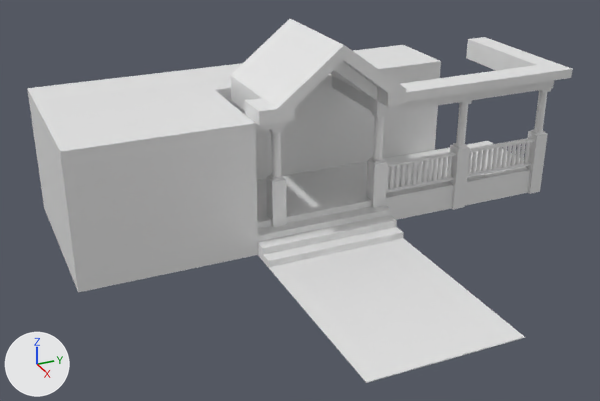
The Blender file Assets/House.blend as it was, and as the next commit left it.
One viewpoint serves both versions: a 50 mm lens placed at (94.4, -52.0, 55.4), pointed at (-0.3, -9.3, 8.0). Every picture has the same lights, and +X, +Y and +Z are marked at lower left. The first picture is the older version.

Names of what the first picture shows: 'Front porch', 'House', 'LFront roof holder', 'Path', 'Porch fence', 'Porch stick', 'Porch stick.002', 'RRoof holder', 'Roof', 'Step 1', 'Step 2', 'Step 3' and 4 more.
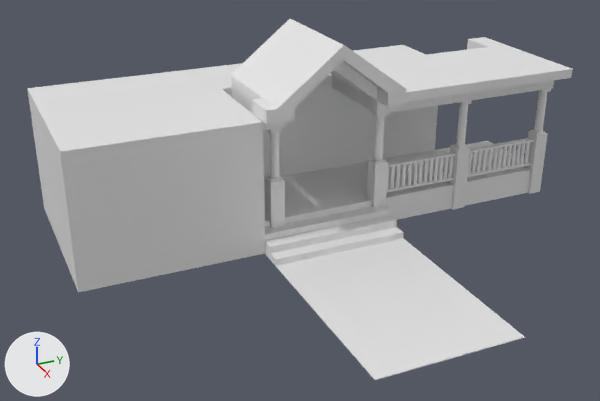
Boxes (x1, y1, x2, y2) around the edits, measured in the pictures (600 x 401 px):
'House', reshaped: before (27, 45, 441, 292); after (27, 45, 438, 292)
'Path', rescaled: before (268, 238, 525, 383); after (276, 238, 525, 380)
'Porch fence', moved, rescaled: before (386, 152, 456, 193); after (387, 152, 456, 192)
'Porch stick', moved: before (266, 128, 287, 228); after (265, 128, 285, 228)
part 2 of me_cube_014, built on: before (400, 45, 537, 87); after (376, 45, 537, 113)

The change in detail:
me_cube_001 is used by ob_path; location (9.0, 0.0, 0.0); rotation (0.0, 1.571, 0.0), in degrees (0, 90, 0); scale (0.05, 1.0, 7.0).
me_cube_001 had 8 vertices, 6 faces and spanned x -1.0..1.0, y -15.1..6.1, z -1.0..3.0.
me_cube_001 now has 8 vertices, 6 faces and spans x -1.0..1.0, y -14.0..6.1, z -1.0..3.0.
me_cube_001 part 1: the whole mesh is scaled about its middle by (1, 0.95, 1), then moved by (0.0, 0.5, 0.0).
me_cube_014 is used by ob_rroof_holder; location (-4.5, 19.4, 18.5).
me_cube_014 had 76 vertices, 74 faces and spanned x -19.5..3.9, y -15.4..17.3, z -1.0..3.1.
me_cube_014 now has 84 vertices, 82 faces and spans x -19.5..3.9, y -15.4..17.3, z -1.0..3.1.
me_cube_014 part 2: 6 vertices removed from x -1.0, y -13.5..13.8, z -1.0..2.4; 14 vertices added at x -13.5..3.0, y -13.5..13.8, z -1.0..2.4.
me_cube_024 has 16 vertices, 14 faces and spans x -27.3..1.0, y -25.4..38.6, z -1.0..18.4.
me_cube_024 is used by ob_house; location (-2.8, -14.6, 1.1).
Before the commit, vertices of me_cube_024: 2 (-27.3, -0.5, -1.0), 3 (-27.3, -0.5, 18.4) at pixel (189, 69), 6 (1.0, -0.5, -1.0) at pixel (258, 254), 7 (1.0, -0.5, 18.4) at pixel (255, 123), 8 (-15.2, -0.5, -1.0).
Before the commit, vertices of me_cube_024: 9 (-15.2, -0.5, 18.4) at pixel (214, 89).
Part 3, on me_cube_024:
Vertices 2, 3, 6 to 9 of me_cube_024 move by (0.0, 1.1, 0.0).
Object 'Porch fence' (ob_porch_fence) moves from (-4.5, 10.2, 5.0) to (-4.5, 10.3, 5.0).
Object 'Porch fence' (ob_porch_fence) is rescaled from (0.5, 0.15, 1.0) to (0.5, 0.15, 1.01).
Object 'Porch stick' (ob_porch_stick) moves from (-4.5, -11.1, 18.0) to (-4.5, -11.3, 18.0).
